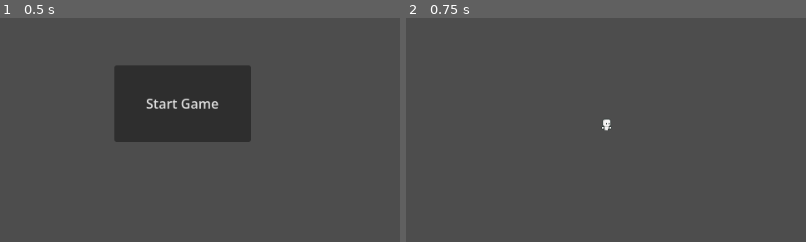
Above: before the commit, frames 1-2 (left to right).
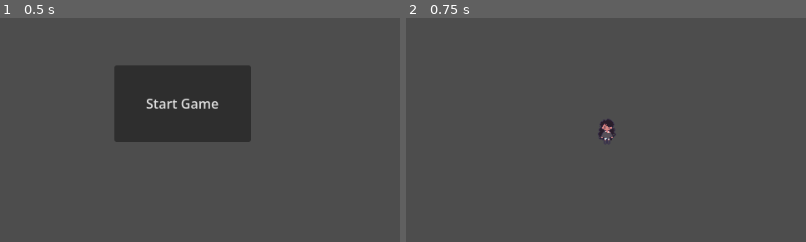
Above: after the commit, the same moments.

Repository: seronolin/Sleepish
Game: Godot game, scene res://assets/core/scenes/main_menu.tscn
Same seed, same stepped clock (60 frames per second), same inputs: the game is played once before the commit and once after it.
Inputs:
- Up to frame 1 (0.5 s): no input
- Up to frame 2 (0.75 s): click "Start Game" at 0.5 s
The pictures show only the part of the screen within x 25-75%, y 27-77%; the shares and areas given below are measured in that part.

Frame 1 is identical in both runs. In frame 2, 0.3% of the frame differs, in the area x 48-53%, y 45-56%.

Commit message:
Last Sync: 2026-08-30 21:18 (Mobile)

Diff:
--- a/assets/reality/scenes/player/reality_player.tscn
+++ b/assets/reality/scenes/player/reality_player.tscn
@@ -1,19 +1,17 @@
-[gd_scene load_steps=3 format=3 uid="uid://q17yk0v4guxf"]
+[gd_scene format=3 uid="uid://q17yk0v4guxf"]
 
 [ext_resource type="Script" uid="uid://dqyep8sbuc2cx" path="res://assets/reality/scripts/player/reality_player_controller.gd" id="1_1a2vx"]
-[ext_resource type="Texture2D" uid="uid://dugqj5qn2gouc" path="res://assets/dream/sprites/other/walk.png" id="2_f16ho"]
+[ext_resource type="Texture2D" uid="uid://dw1q1bbf8khmy" path="res://assets/reality/sprites/demi.webp" id="2_oauxt"]
 
-[node name="RealityPlayer" type="CharacterBody2D"]
+[node name="RealityPlayer" type="CharacterBody2D" unique_id=1140470270]
 script = ExtResource("1_1a2vx")
 
-[node name="Sprite2D" type="Sprite2D" parent="."]
-texture = ExtResource("2_f16ho")
-hframes = 8
-vframes = 3
+[node name="Sprite2D" type="Sprite2D" parent="." unique_id=324438615]
+texture = ExtResource("2_oauxt")
 region_rect = Rect2(32, 32, 16, 16)
 
-[node name="CollisionShape2D" type="CollisionShape2D" parent="."]
+[node name="CollisionShape2D" type="CollisionShape2D" parent="." unique_id=969877631]
 
-[node name="AnimationPlayer" type="AnimationPlayer" parent="."]
+[node name="AnimationPlayer" type="AnimationPlayer" parent="." unique_id=870544653]
 
-[node name="Camera2D" type="Camera2D" parent="."]
+[node name="Camera2D" type="Camera2D" parent="." unique_id=567669474]
--- a/assets/reality/scenes/rooms/demis_house/demis_bedroom.tscn
+++ b/assets/reality/scenes/rooms/demis_house/demis_bedroom.tscn
@@ -5,6 +5,9 @@
 
 [node name="DemisBedroom" unique_id=1734173940 instance=ExtResource("1_848v0")]
 script = ExtResource("2_3kamg")
+
+[node name="PlayerSpawnPoint" parent="." index="0"]
+position = Vector2(268, 215)
 
 [node name="Tileset" type="Sprite2D" parent="." index="2" unique_id=1663451541]
 position = Vector2(13, 18)
Not shown, added: assets/reality/sprites/demi.webp.import
